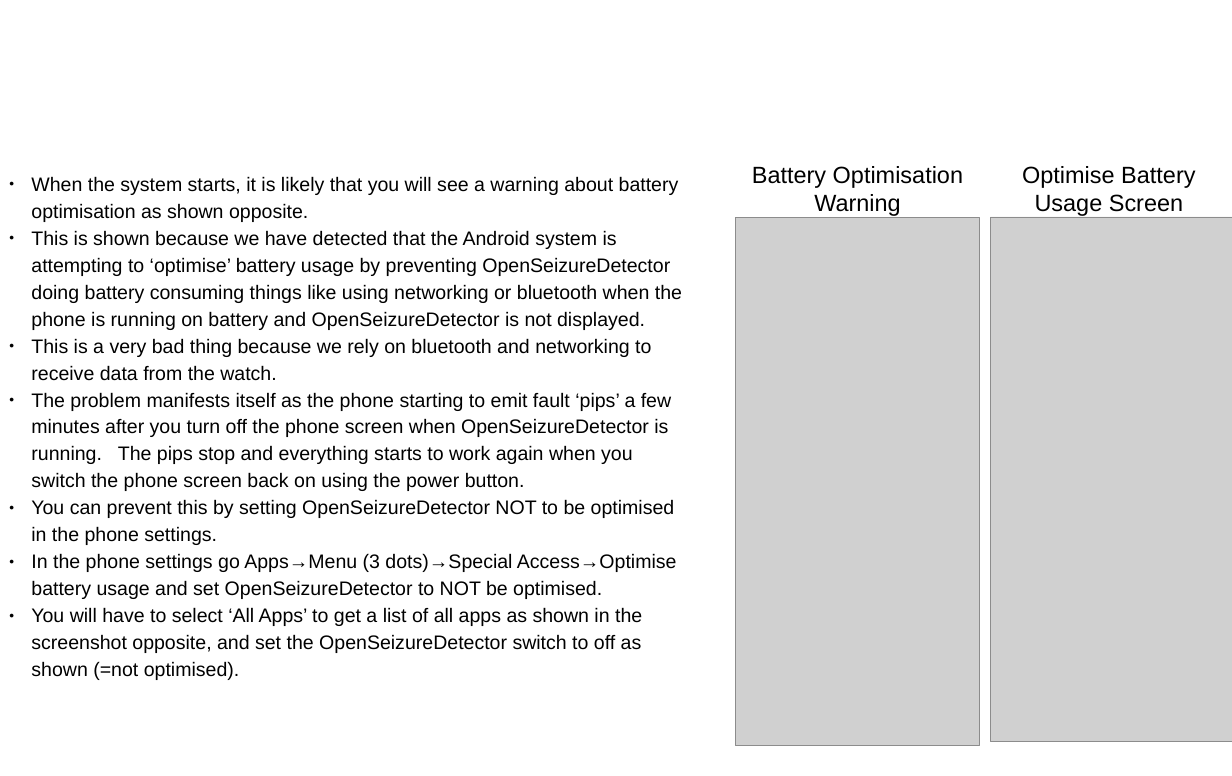
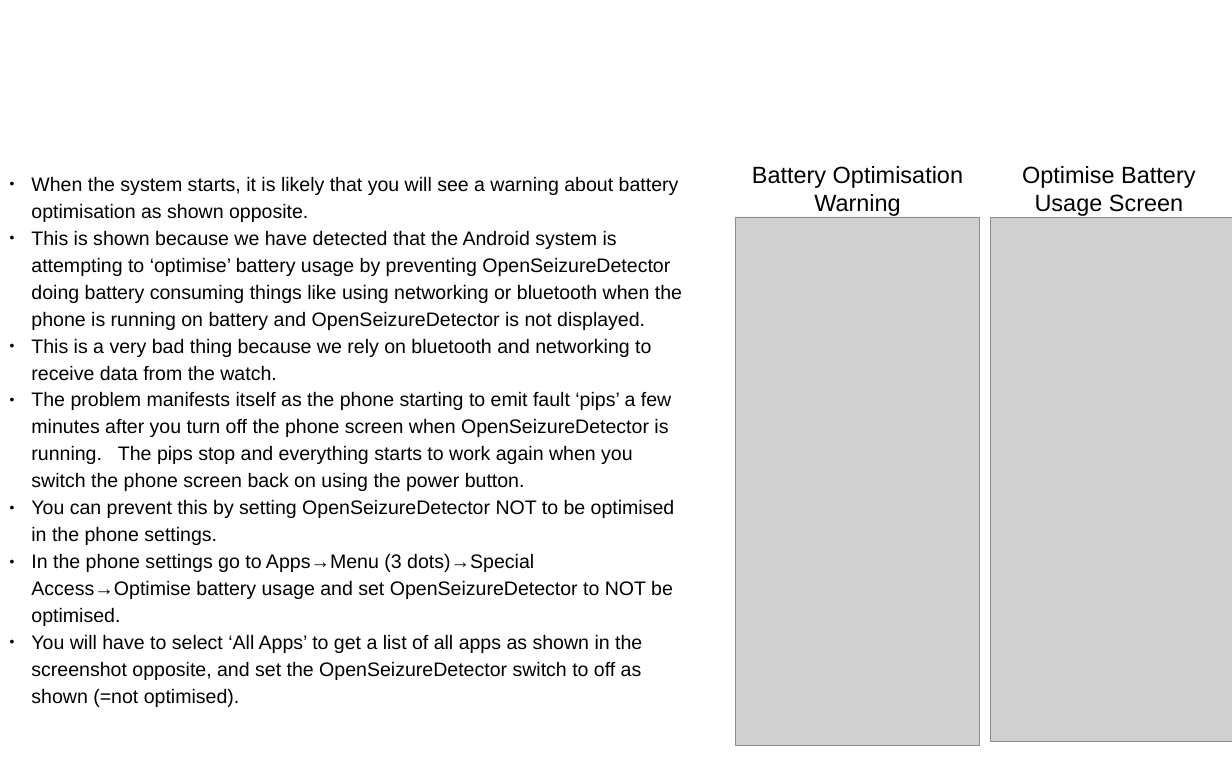
Before and after one commit to OpenSeizureDetector/Android_Pebble_SD, a slide deck: slide 26 of doc/Installation_Instructions_1C.pptx (slide 24 before the commit). Drawn at 1232x776 pixels with LibreOffice and Linux fonts; fonts in the diff are those of the drawing; grey boxes stand for pictures; background and template pictures are left out. Boxes give left, top, right and bottom in pixels: in the first picture for what was removed or moved away, otherwise in the second. Text is boxed around its words. In the diff, an @@ line names an element or a change of style, - is before the commit and + after.

```diff
--- a/doc/Installation_Instructions_1C.pptx
+++ b/doc/Installation_Instructions_1C.pptx
@@ text at (x1=31, y1=553, x2=673, y2=626): text changed @@
-● In the phone settings go Apps→Menu (3 dots)→Special Access→Optimise battery usage and set OpenSeizureDetector to NOT be optimised.
+● In the phone settings go to Apps→Menu (3 dots)→Special Access→Optimise battery usage and set OpenSeizureDetector to NOT be optimised.
```
Also in this commit, not shown: 14 other slides changed, 2 slides added.
